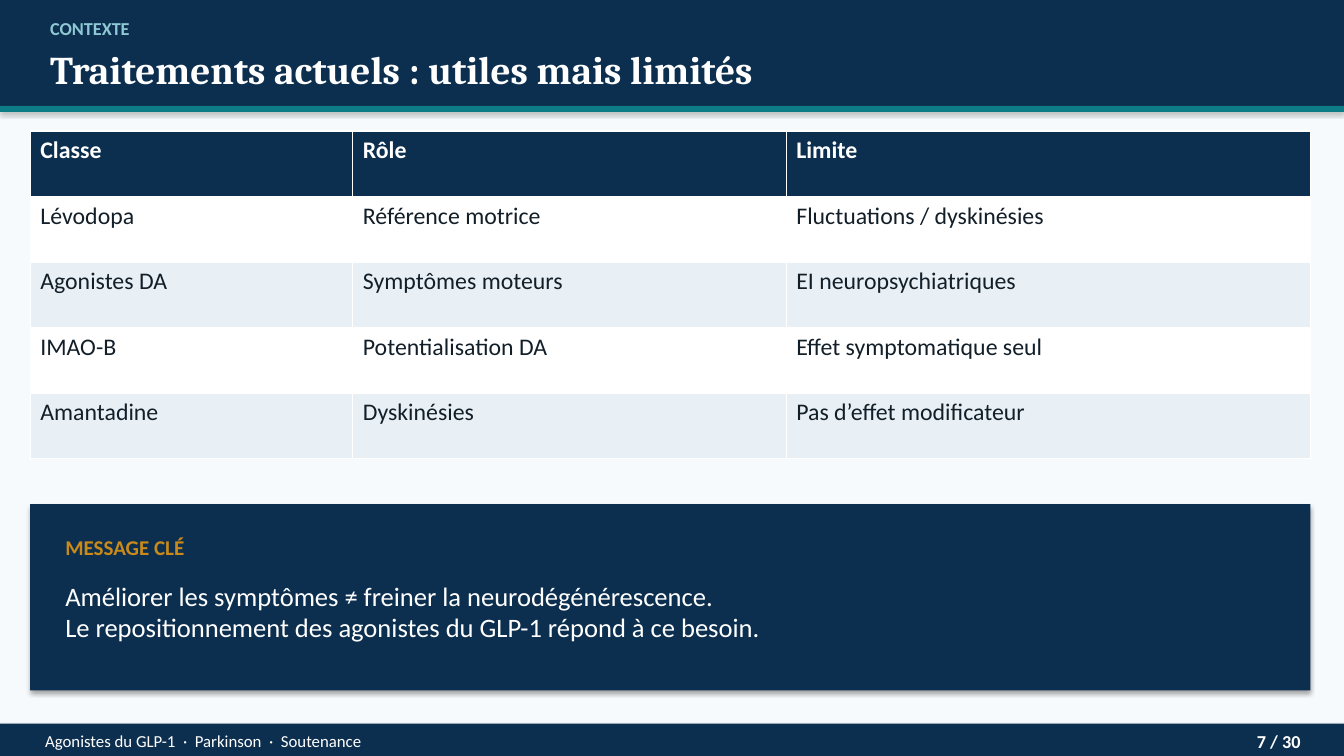
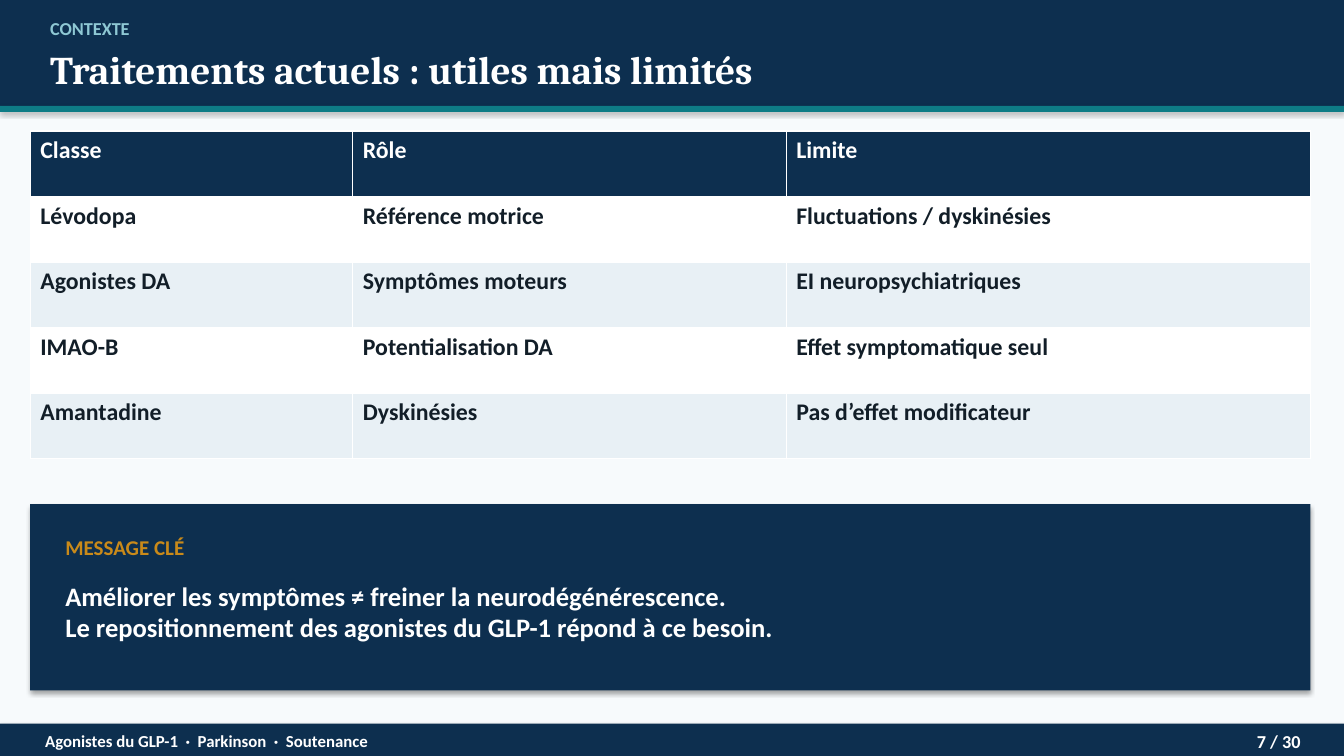
Before and after one commit to Mashtal-Platform/mashtal-platform, a slide deck: slide 7 of docs/presentation/Soutenance_GLP1_Parkinson.pptx. Drawn at 1344x756 pixels with LibreOffice and Linux fonts; fonts in the diff are those of the drawing. Boxes give left, top, right and bottom in pixels: in the first picture for what was removed or moved away, otherwise in the second. Text is boxed around its words. In the diff, an @@ line names an element or a change of style, - is before the commit and + after.

```diff
--- a/docs/presentation/Soutenance_GLP1_Parkinson.pptx
+++ b/docs/presentation/Soutenance_GLP1_Parkinson.pptx
@@ table at [30,131,1311,459] @@
@@ bold on @@
@@ text "Améliorer les symptômes ≠ freiner ..." at [65,587,772,642]: bold on @@
@@ text "Agonistes du GLP-1 · Parkinson ..." at [45,735,368,750]: bold on @@
```
Also in this commit, not shown: 28 other slides changed, 4 other files.
